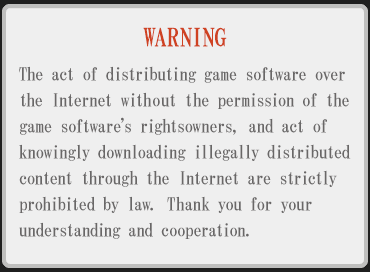
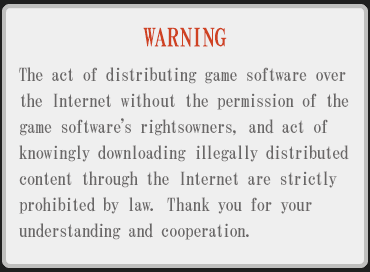
Two versions of the same layered image (370 × 272). Layer-by-layer changes:
painted on "The act of distributing game software over the Internet without" over [19, 66, 351, 240]
